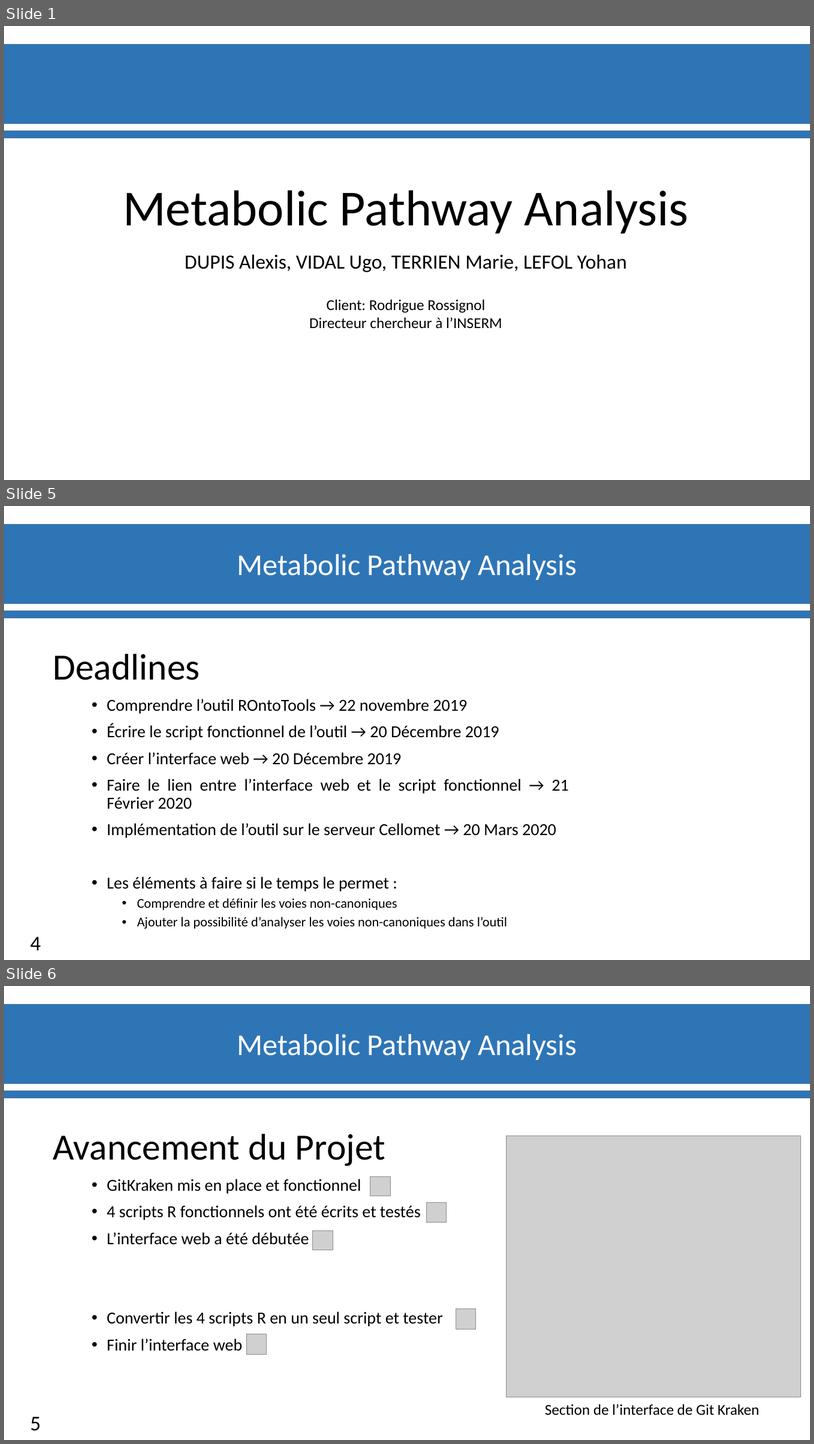
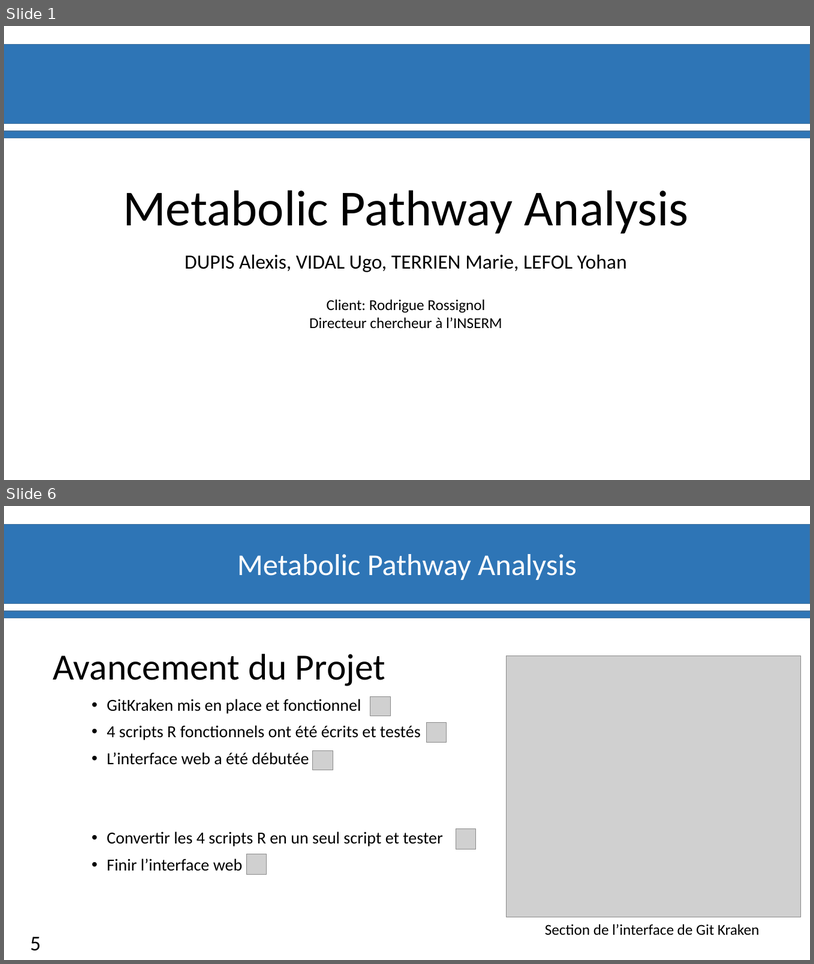
Before and after one commit to materrien/Projet-INSERM, a slide deck: Diapos_Suivit_projet.pptx. Shown one above the other, each under a label of ours: slides 1, 5 and 6 before the commit, slides 1 and 6 after it; the slides between them are not shown. The pictures are 814x1444 and 814x964 pixels, drawn with LibreOffice and Linux fonts; fonts in the diff are those of the drawing; grey boxes stand for pictures; background and template pictures are left out. Boxes give left, top, right and bottom in pixels: in the first picture for what was removed or moved away, otherwise in the second. Text is boxed around its words. In the diff, an @@ line names an element or a change of style, - is before the commit and + after.

```diff
--- a/Diapos_Suivit_projet.pptx
+++ b/Diapos_Suivit_projet.pptx
@@ slide 5 removed at (4, 506, 810, 960), background #FFFFFF; not listed: 3 template elements that a slide beside it also shows @@
@@ text removed at (53, 654, 200, 680) @@
-Deadlines
@@ text removed at (107, 699, 569, 928) @@
-• Comprendre l’outil ROntoTools → 22 novembre 2019
-• Écrire le script fonctionnel de l’outil → 20 Décembre 2019
-• Créer l’interface web → 20 Décembre 2019
-• Faire le lien entre l’interface web et le script fonctionnel → 21 Février 2020
-• Implémentation de l’outil sur le serveur Cellomet → 20 Mars 2020
-• Les éléments à faire si le temps le permet :
-  • Comprendre et définir les voies non-canoniques
-  • Ajouter la possibilité d’analyser les voies non-canoniques dans l’outil
@@ page number removed at (30, 936, 41, 950) @@
-4
```
Also in this commit, not shown: 3 slides changed, 1 slide added.
